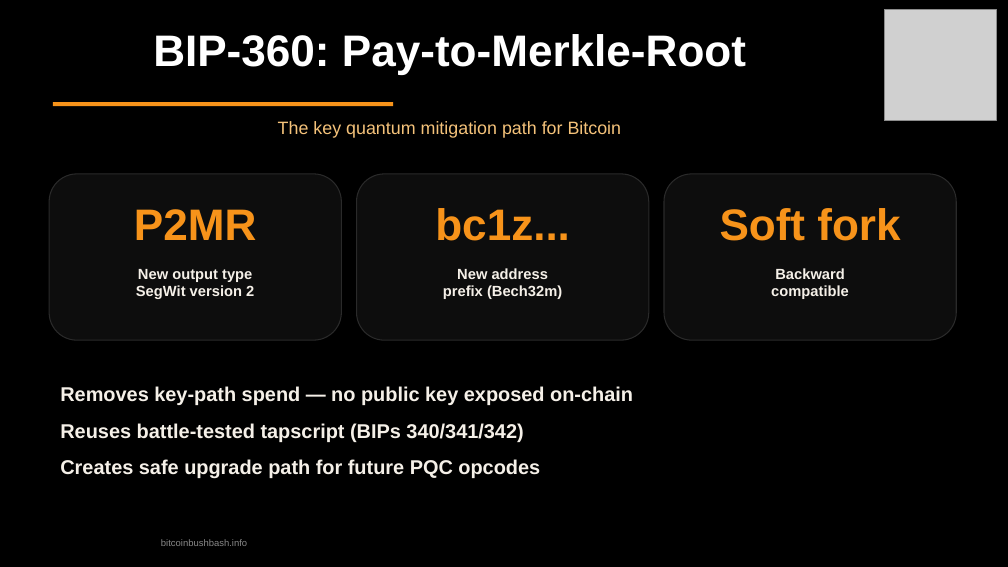
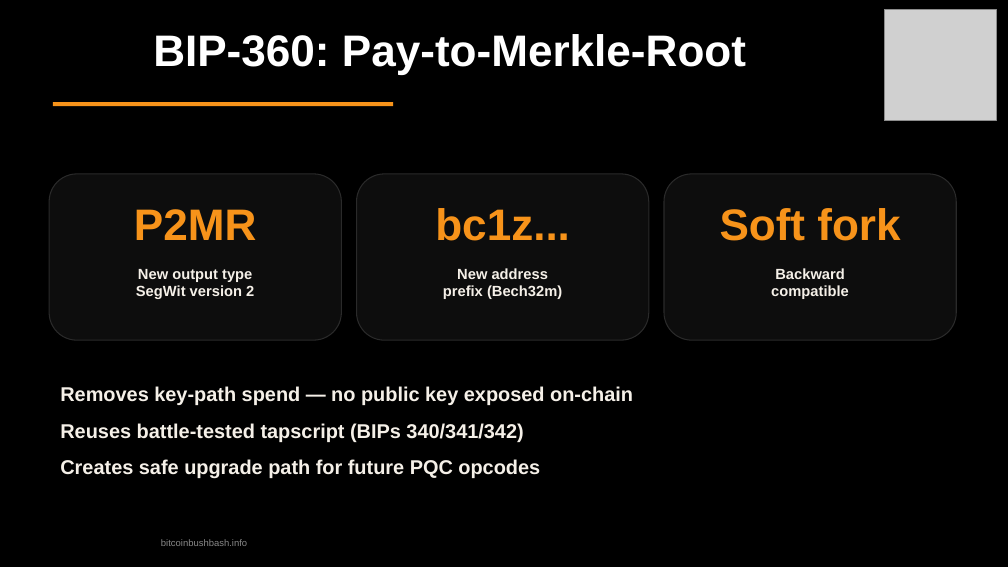
Before and after one commit to TrentOmega/qc-threat, a slide deck: slide 19 of quantum-threat-bitcoin-bushbash.odp (slide 20 before the commit). Drawn at 1008x567 pixels with LibreOffice and Linux fonts; fonts in the diff are those of the drawing; grey boxes stand for pictures. Boxes give left, top, right and bottom in pixels: in the first picture for what was removed or moved away, otherwise in the second. Text is boxed around its words. In the diff, an @@ line names an element or a change of style, - is before the commit and + after.

```diff
--- a/quantum-threat-bitcoin-bushbash.odp
+++ b/quantum-threat-bitcoin-bushbash.odp
@@ text removed at [278, 121, 622, 138] @@
-The key quantum mitigation path for Bitcoin
```
Also in this commit, not shown: 9 other slides changed, 1 slide added, 2 slides removed, 3 other files.
